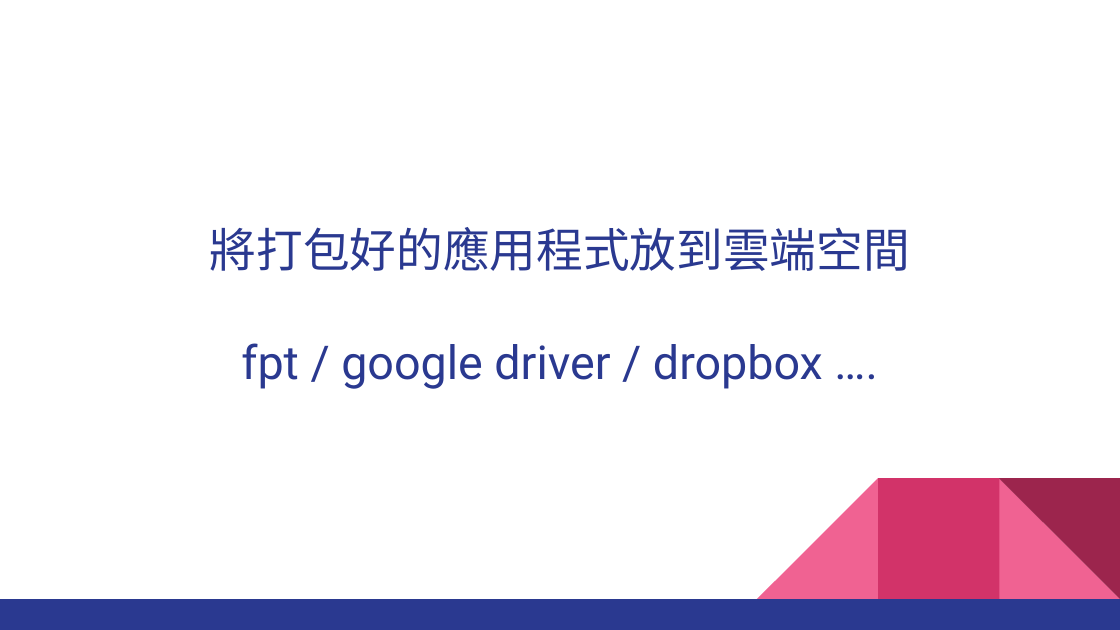
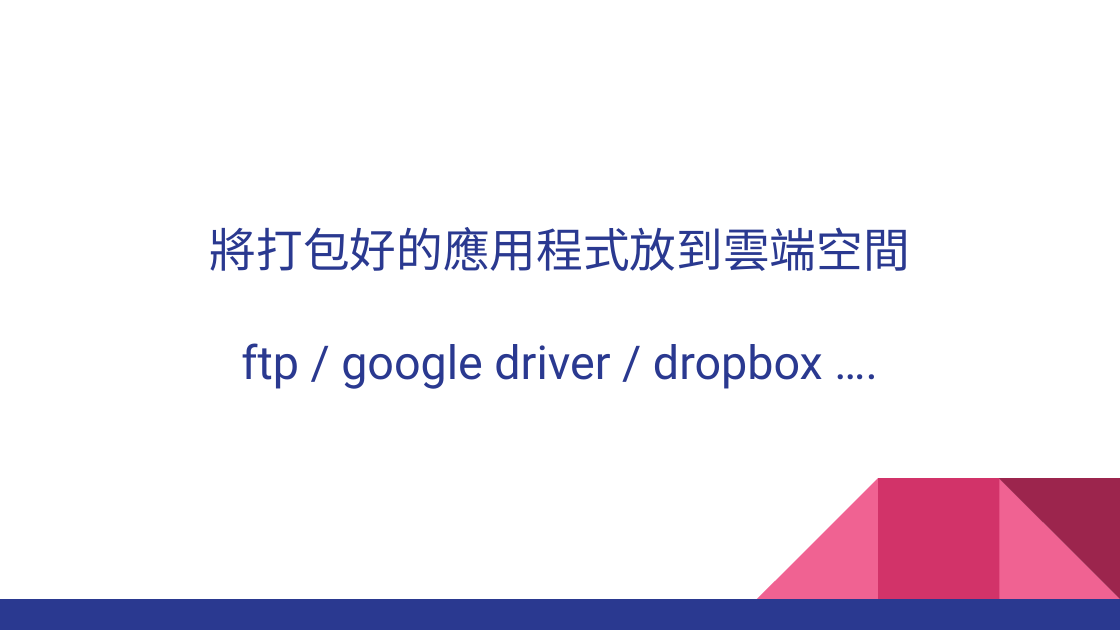
Before and after one commit to johnwang888/nativefier, a slide deck: slide 10 of nativefier跨平台桌面應用程式服務.odp. Drawn at 1120x630 pixels with LibreOffice and Linux fonts; fonts in the diff are those of the drawing. Boxes give left, top, right and bottom in pixels: in the first picture for what was removed or moved away, otherwise in the second. Text is boxed around its words. In the diff, an @@ line names an element or a change of style, - is before the commit and + after.

```diff
--- a/nativefier跨平台桌面應用程式服務.odp
+++ b/nativefier跨平台桌面應用程式服務.odp
@@ text at [241, 343, 823, 389]: text changed @@
-fpt / google driver / dropbox ….
+ftp / google driver / dropbox ….
```
Also in this commit, not shown: 3 other slides changed, 1 slide added.
